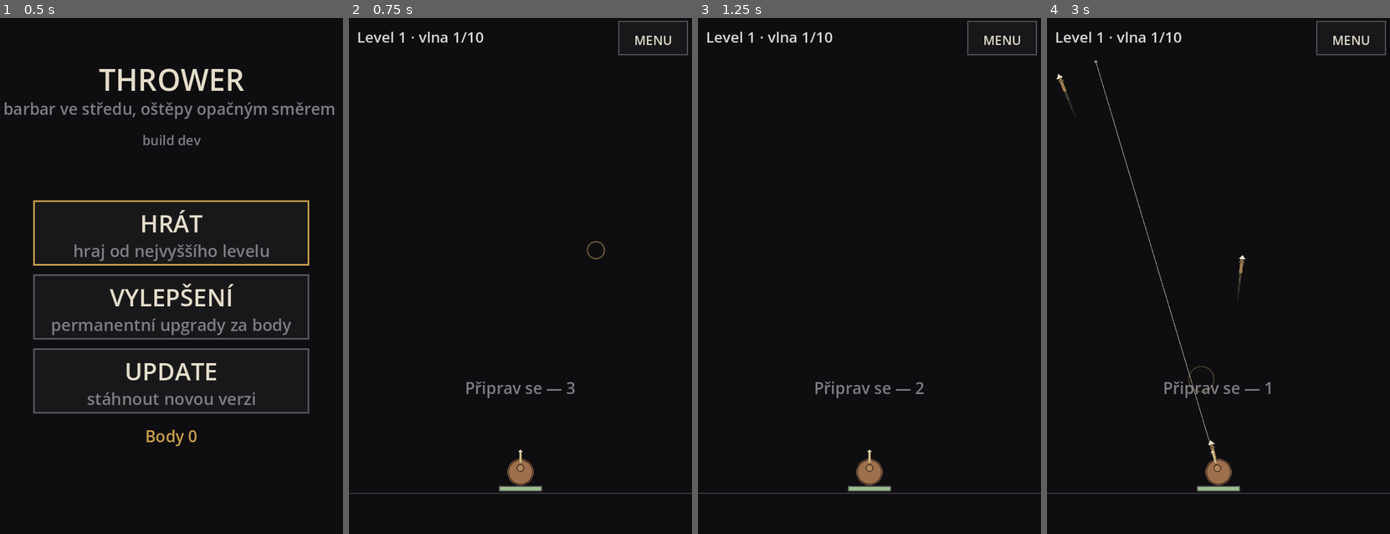
Above: before the commit, frames 1-4 (left to right).
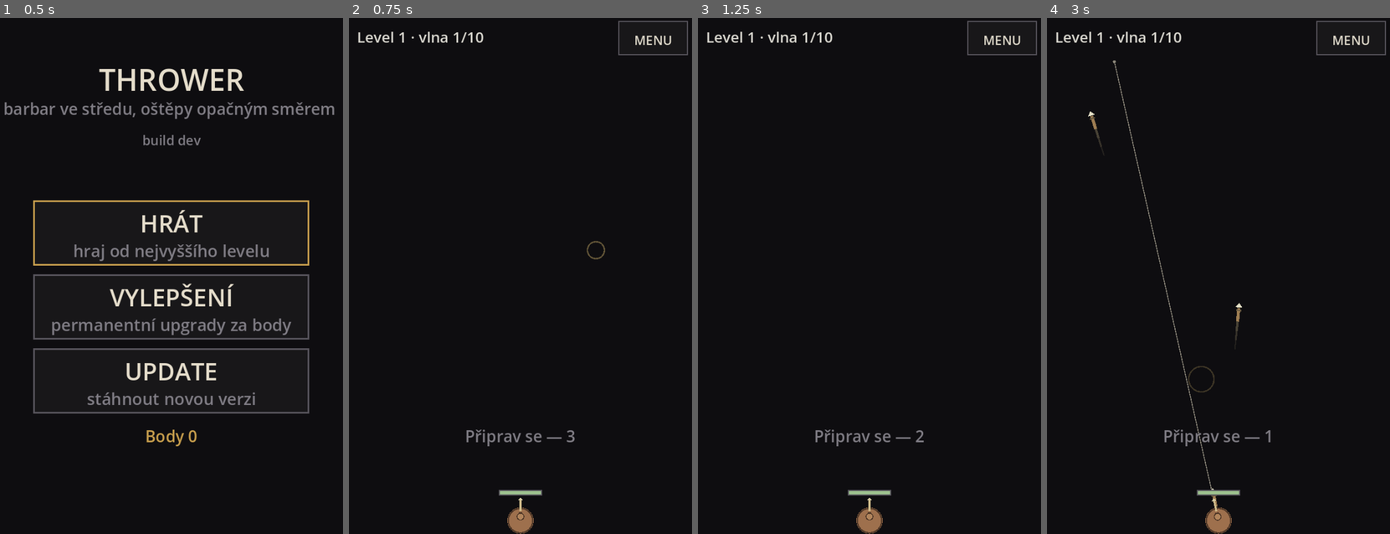
Above: after the commit, the same moments.

Repository: jankoznar94/dark-story
Game: Godot game, scene res://main.tscn
Same seed, same stepped clock (60 frames per second), same inputs: the game is played once before the commit and once after it.
Inputs (mouse positions are in pixels of both pictures, inside the frame that each line leads up to):
- Up to frame 1 (0.5 s): no input
- Up to frame 2 (0.75 s): tap Enter at 0.5 s; move the mouse to (595, 250) at 0.52 s; click (595, 250) at 0.67 s
- Up to frame 3 (1.25 s): no input
- Up to frame 4 (3 s): drag from (1149, 301) to (1201, 379) at 1.27 s; move the mouse to (1252, 162) at 2.02 s; click (1252, 162) at 2.17 s; drag from (1201, 379) to (1115, 198) at 2.77 s

Frame 1 is identical in both runs. In frame 2, 1.7% of the frame differs, in the area x 0-100%, y 70-100%; in frame 3, 1.7%; in frame 4, 2.5%, in the area x 0-100%, y 8-100%.

Commit message:
barbar u spodni hrany, vyraznejsi vysec rozptylu
- bojovnik stoji uplne dole (telo se dotyka spodni hrany), pruh pod nim
  i spodni cara jsou pryc -> vic herni plochy
- zivoty se kresli nad hlavou
- krajni cary rozptylu zvyraznene (alpha 0,34 -> 0,62, tlustsi)
- test_scripts_load: kontroluje i PREKLAD (reload), ne jen nacteni -
  rozbita promenna v obrazovce prosla jako zelena

Diff:
--- a/scripts/game_view.gd
+++ b/scripts/game_view.gd
@@ -280,12 +280,6 @@
 
 
 func _draw_battle() -> void:
-	var c: Vector2 = layout.center
-	# SPODNI CARA POD BOJOVNIKEM: hranice, na ktere stoji. Neni to dostrel ani
-	# mrizka - jen aby obrazovka nekoncila ve vzduchu.
-	var gy: float = c.y + game.warrior_r() * 1.6
-	draw_line(Vector2(0.0, gy), Vector2(layout.view.x, gy),
-		Color(0.22, 0.21, 0.24), maxf(1.5, layout.view.x * 0.004))
 	_draw_enemies()
 	_draw_aim()
 	_draw_spears()
@@ -297,7 +291,7 @@
 		_draw_end()
 	elif game.phase == "build":
 		_label("Připrav se — %.0f" % maxf(0.0, game.build_left),
-			Rect2(0.0, c.y - float(layout.font_px) * 6.0, layout.view.x,
+			Rect2(0.0, layout.center.y - float(layout.font_px) * 6.0, layout.view.x,
 				float(layout.font_px) * 1.6), layout.font_px, DIM)
 
 
@@ -455,8 +449,8 @@
 	# rozptyl zuzuje, ale nesmi mu to zavazet ve vyhledu.
 	if game.shots() > 1:
 		var half: float = Game.SPREAD * game.spread_scale * 0.5
-		var faint := Color(AIM_LINE.r, AIM_LINE.g, AIM_LINE.b, 0.34)
-		var w: float = maxf(1.0, layout.field_r * 0.0025)
+		var faint := Color(AIM_LINE.r, AIM_LINE.g, AIM_LINE.b, 0.62)
+		var w: float = maxf(1.2, layout.field_r * 0.0035)
 		for s in [-1.0, 1.0]:
 			draw_line(c, c + fwd.rotated(s * half) * t, faint, w)
 
@@ -467,7 +461,9 @@
 	var frac: float = clampf(game.hp / maxf(1.0, game.max_hp), 0.0, 1.0)
 	var w: float = r * 3.2
 	var h: float = maxf(8.0, r * 0.26)
-	var bar := Rect2(c.x - w * 0.5, c.y + r * 1.10, w, h)
+	# ZIVOTY NAD HLAVOU (Jan, Oct 2026: barbar je u spodni hrany, pod nim uz
+	# zadny pruh neni - pruh by se orezal).
+	var bar := Rect2(c.x - w * 0.5, c.y - r * 1.95 - h, w, h)
 	draw_rect(bar, Color(0.09, 0.085, 0.095), true)
 	draw_rect(Rect2(bar.position, Vector2(w * frac, h)), _hp_color(frac), true)
 	draw_rect(bar, EDGE, false, maxf(1.5, h * 0.22))
--- a/scripts/screen_layout.gd
+++ b/scripts/screen_layout.gd
@@ -58,15 +58,12 @@
 	bar_h = maxf(48.0 * u, v.y * BAR_FRAC)
 	font_px = int(clampf(minf(v.x, v.y) * 0.048, 14.0 * u, 34.0 * u))
 	title_px = int(clampf(minf(v.x, v.y) * 0.088, 24.0 * u, 56.0 * u))
-	# BOJOVNIK STOJI NA SPODKU (Jan, Oct 2026: "bude bojovník stát na spodku
-	# obrazovky a bude koukat jen jedním směrem. Dopředu."). Hra je zase na
-	# vysku. Plocha nad nim je cela herni prostor - ne kruh, ne stred.
-	arena = Rect2(0.0, bar_h, v.x, maxf(1.0, v.y - bar_h))
-	var margin: float = maxf(64.0 * u, v.y * 0.12)
-	center = Vector2(v.x * 0.5, v.y - margin)
-	# POLOMER uz neni draha obehu, jen meritko velikosti (bojovnik, nepratele,
-	# ostepy) a dosah odrazu. Odecita se od sirky displeje.
+	# BOJOVNIK STOJI UPLNE DOLE (Jan, Oct 2026: "můžeme Barbara posunout až
+	# úplně dolů na krk displeje. Ten blok pod ním být nemusí."). Pod nim uz
+	# neni zadny pruh - telo se dotyka spodni hrany, takze se hraje na co
+	# nejvetsi plose. Polomer se musi spocitat driv, nez se pouzije.
 	field_r = maxf(40.0, v.x * 0.45)
+	center = Vector2(v.x * 0.5, v.y - field_r * 0.085 * 1.02)
 	arena = Rect2(0.0, bar_h, v.x, maxf(1.0, center.y - bar_h))
 	_hud()
 	layout_menu()
--- a/tools/preview_battle.gd
+++ b/tools/preview_battle.gd
@@ -13,6 +13,7 @@
 var _steps: int = 780
 var _size: Vector2 = Vector2(600.0, 900.0)
 var _active: bool = false
+var _shots: int = 0
 
 
 func _init() -> void:
@@ -26,6 +27,8 @@
 			_size = Vector2(float(s[0]), float(s[1]))
 		elif a == "--active":
 			_active = true
+		elif a.begins_with("--shots="):
+			_shots = int(a.split("=")[1])
 
 
 func _process(_d: float) -> bool:
@@ -58,6 +61,8 @@
 	view.menu.open_battle()
 	var g = view.game
 	g.start_level(1)
+	if _shots > 1:
+		g.profile.perm["shots"] = _shots - 1
 	g.wave = 5
 	g.phase = "build"
 	g.build_left = 0.01
@@ -83,4 +88,8 @@
 		else:
 			g.release()
 		g.step(1.0 / 60.0)
-	g.release()
+	# Po simulaci znovu "polozit prst", aby snimek ukazal mireni a rozptyl.
+	if _active:
+		g.aim_at(g.center + Vector2(g.field_r * 0.35, -g.field_r * 0.75))
+	else:
+		g.release()
--- a/tools/test_scripts_load.gd
+++ b/tools/test_scripts_load.gd
@@ -1,6 +1,11 @@
 extends SceneTree
 
-# Kazdy skript se musi nacist. Vystup: SCRIPTS_ALL_PASS=true
+# Kazdy skript se musi nacist A MUSI BYT PRELOZITELNY. Vystup: SCRIPTS_ALL_PASS=true
+#
+# PROC `reload()`: `load()` na skriptu s chybou v kodu vrati objekt, ktery
+# vypada jako platny GDScript - takze sama kontrola "load != null" prosla i
+# tehdy, kdyz obrazovka mela rozbitou promennou a nevykreslila se. `reload()`
+# vraci Error a chybu opravdu nahodi.
 
 func _init() -> void:
 	var dir := DirAccess.open("res://scripts")
@@ -16,8 +21,12 @@
 	var bad: Array = []
 	for n in names:
 		var s: Resource = load("res://scripts/" + String(n))
-		if s == null:
-			bad.append(String(n))
+		if s == null or not (s is Script):
+			bad.append(String(n) + " (nenacte se)")
+			continue
+		var err: int = (s as Script).reload()
+		if err != OK:
+			bad.append(String(n) + " (chyba v kodu, err=%d)" % err)
 	print("scripts=%d bad=%d" % [names.size(), bad.size()])
 	for b in bad:
 		print("       FAIL: %s" % b)
